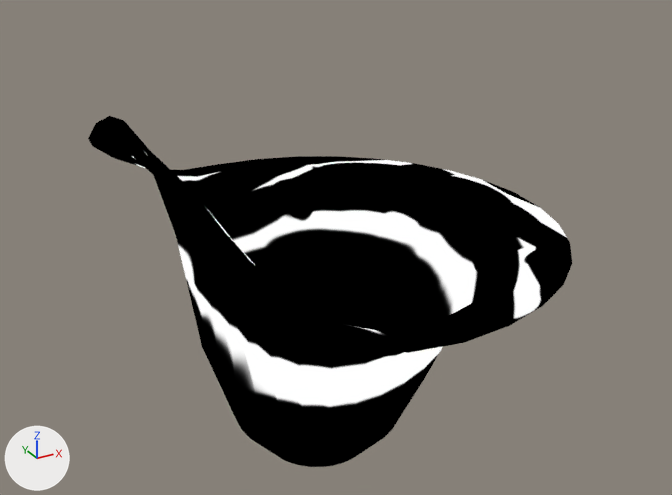
The Blender file Ar/Assets/Models/Portal.blend: old version first, new version second.
Before and after are seen from a 50 mm lens placed at (-1.58, -3.05, 1.45), pointed at (0.09, -0.01, -0.08). The axes (+X, +Y, +Z) are drawn at lower left. The lights are the same throughout. The first picture is the older version.

Objects in the first picture: 'Portal'.
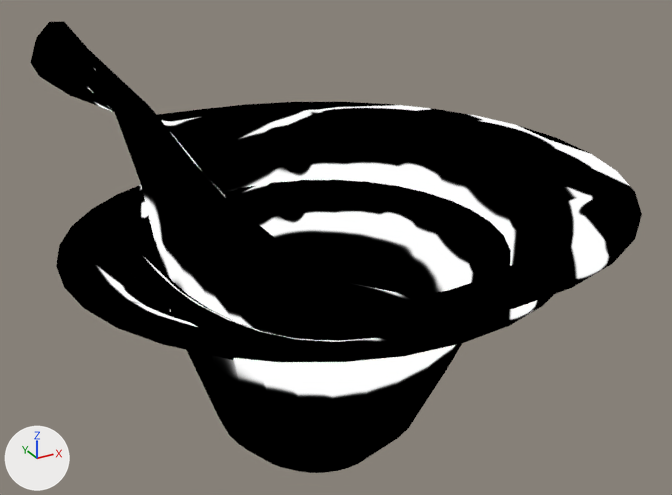
Where the change shows, as pixel boxes (x1, y1, x2, y2) in the pictures (672 x 495 px):
'Whirl', added
    after: (30, 22, 642, 473)
'Portal', reshaped
    before: (88, 116, 572, 467)
    after: (107, 180, 551, 468)
'Portal.Even', added
    after: (56, 185, 554, 362)

Edits to the bpy script that builds the scene:
```text
Add me_bell:
    me_bell.from_pydata(...)  # 256 vertices, 225 faces; spans x -0.76..1.0, y -1.0..1.0, z -1.0..0.0
    me_bell.polygons.foreach_set('use_smooth', [True] * 225)
    me_bell.materials.append(mat_material_001)
Add me_bell_even:
    me_bell_even.from_pydata(...)  # 256 vertices, 225 faces; spans x -1.0..1.0, y -1.0..1.0, z -1.0..0.0
    me_bell_even.polygons.foreach_set('use_smooth', [True] * 225)
    me_bell_even.materials.append(mat_material_001)
Change ob_portal:
    ob_portal: bpy.data.objects.new('Portal', me_bell_resahpe) -> bpy.data.objects.new('Portal', me_bell)
Add ob_portal_even:
    ob_portal_even = bpy.data.objects.new('Portal.Even', me_bell_even)
    ob_portal_even.location = (0.0, 0.0, 0.0)
    ob_portal_even.material_slots[0].link = 'OBJECT'; ob_portal_even.material_slots[0].material = mat_material_001
Add ob_whirl:
    ob_whirl = bpy.data.objects.new('Whirl', me_bell_resahpe)
    ob_whirl.parent = ob_portal
    ob_whirl.location = (0.0, 0.0, 0.22)
    ob_whirl.scale = (1.22, 1.22, 1.22)
    ob_whirl.material_slots[0].link = 'OBJECT'; ob_whirl.material_slots[0].material = mat_material_001
```
